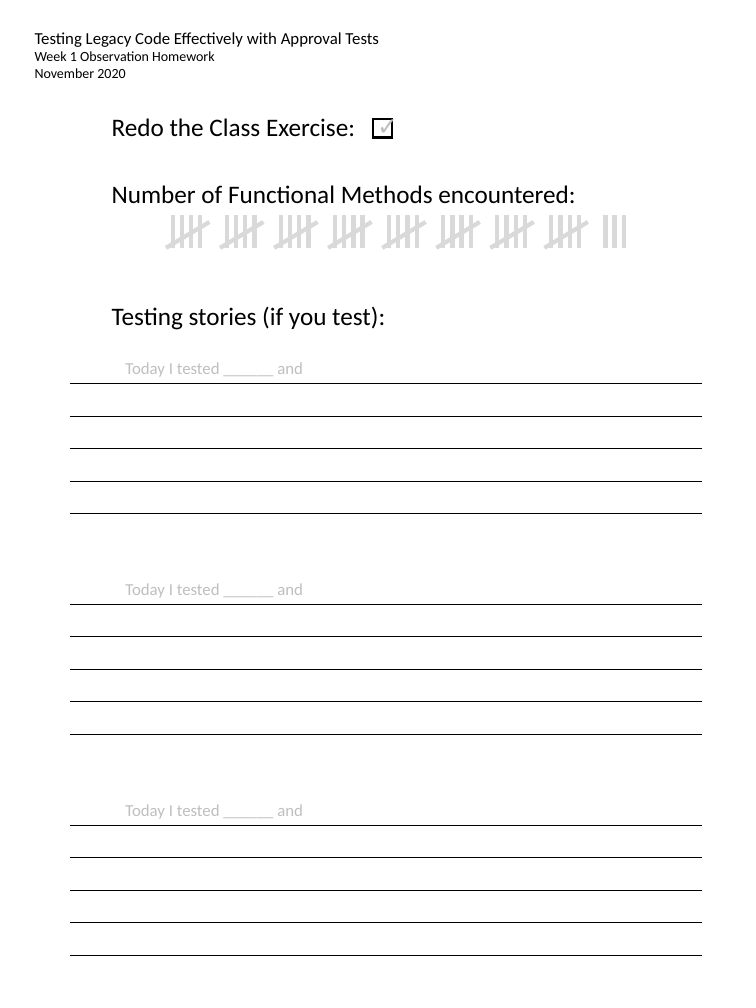
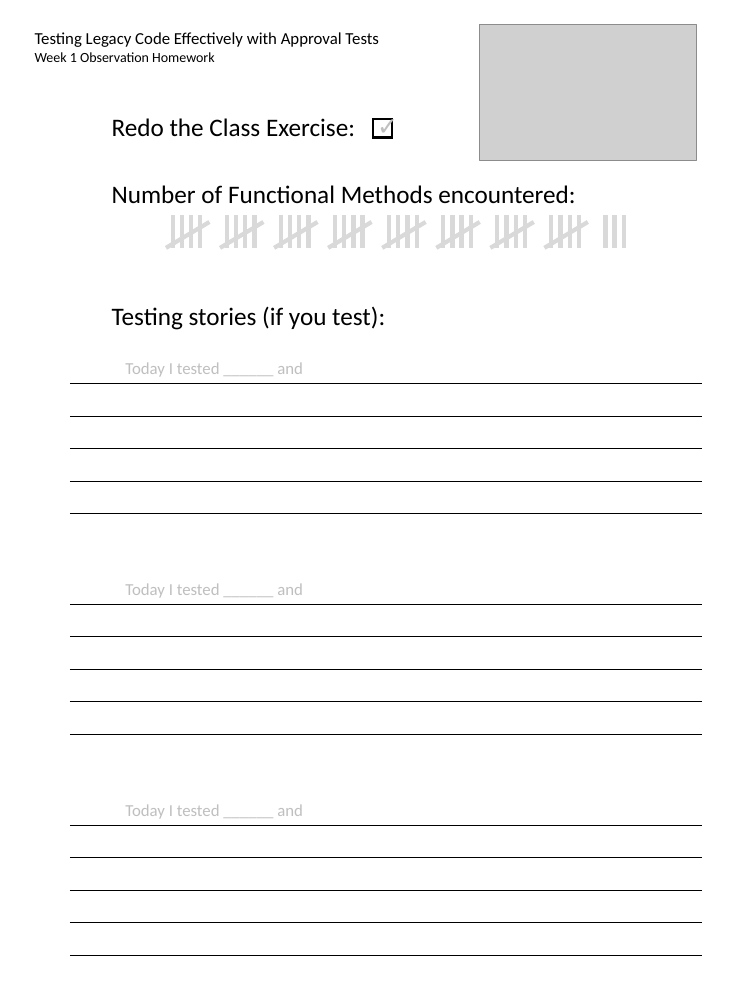
Before and after one commit to LearnWithLlew/TestingLegacyCodeCourse.slides, a slide deck: slide 1 of Homework Printouts.pptx. Drawn at 756x1008 pixels with LibreOffice and Linux fonts; fonts in the diff are those of the drawing; grey boxes stand for pictures. Boxes give left, top, right and bottom in pixels: in the first picture for what was removed or moved away, otherwise in the second. Text is boxed around its words. In the diff, an @@ line names an element or a change of style, - is before the commit and + after.

Commit message:
Add Functional Code image

```diff
--- a/Homework Printouts.pptx
+++ b/Homework Printouts.pptx
@@ picture added at bbox=[480, 24, 697, 160] @@
@@ text at bbox=[35, 68, 125, 78]: paragraph removed @@
-November 2020
```
Also in this commit, not shown: 3 other slides changed.
